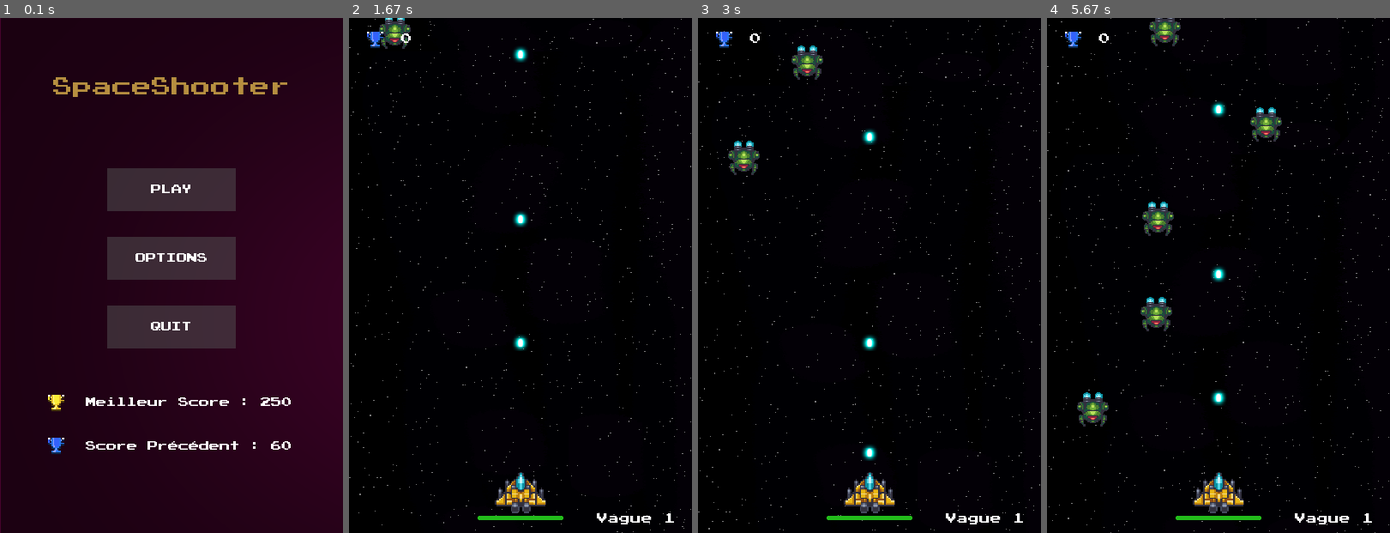
Above: before the commit, frames 1-4 (left to right).
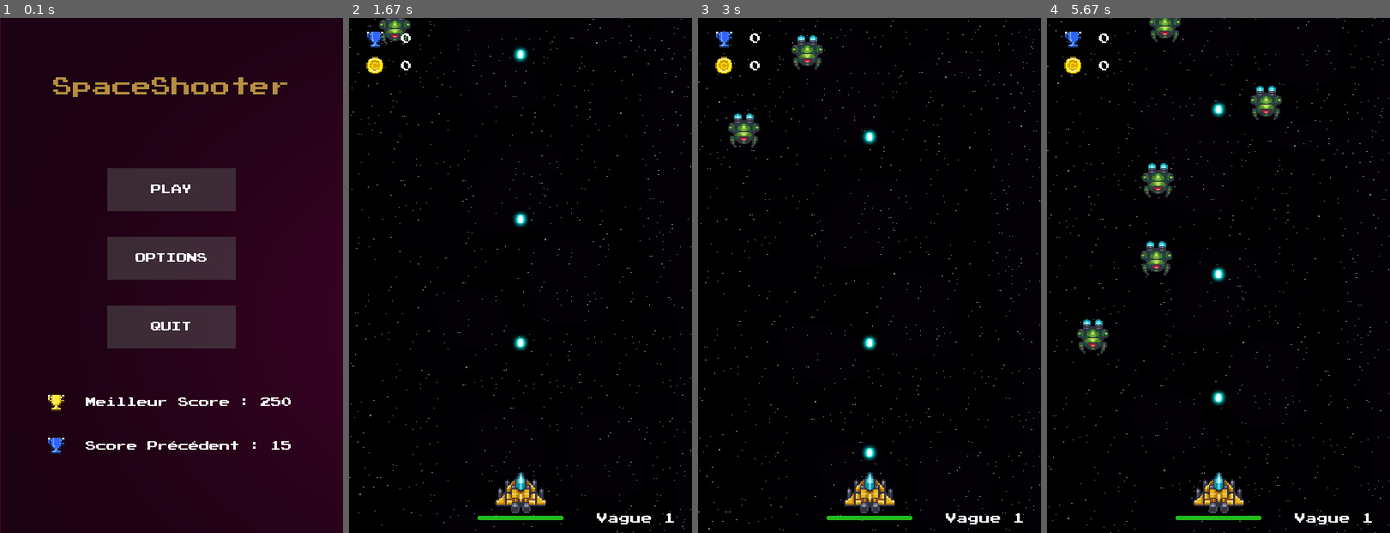
Above: after the commit, the same moments.

Repository: Fabien-crypto/SpaceShooter
Game: pygame game, started from main.py
Same seed, same stepped clock (60 frames per second), same inputs: the game is played once before the commit and once after it.
Inputs (mouse positions are in pixels of both pictures, inside the frame that each line leads up to):
- Up to frame 1 (0.1 s): no input
- Up to frame 2 (1.67 s): click "PLAY" at 0.38 s; tap Space at 0.67, 1.07, 1.37 s; move the mouse to (414, 399) at 1.03 s
- Up to frame 3 (3 s): move the mouse to (852, 409) at 1.87 s; tap Space at 1.9, 2.2, 2.4, 2.7, 2.97 s; move the mouse to (999, 471) at 2.37 s; move the mouse to (938, 234) at 2.93 s
- Up to frame 4 (5.67 s): move the mouse to (1324, 265) at 3.27 s; tap Space at 3.3, 3.6, 4.13, 4.43, 4.8, 5.2, 5.5 s; move the mouse to (1293, 151) at 4.1 s; move the mouse to (1119, 244) at 4.77 s; move the mouse to (1143, 234) at 5.17 s

The runs differ from the first frame. In frame 1, less than 0.1% of the frame differs, in the area x 79-85%, y 82-84%; in frame 2, 0.5%; in frame 3, 1.5%; in frame 4, 3.7%, in the area x 5-69%, y 0-80%.

Commit message:
ajout compteur pièces

Diff:
--- a/main.py
+++ b/main.py
@@ -130,7 +130,7 @@
         self.delay = 90
         self.delay_spawn = 1000
         self.pos = Vector2(randint(-15,360),-10)
-        self.velocity = Vector2(0,110)
+        self.velocity = Vector2(0,90)
 
     def damage(self, amount) :
         self.health -= amount
@@ -673,7 +673,7 @@
 
     #Chargement image pour score et bestscore#
     prec_score = pygame.image.load('assets/icon/prec_score.png')
-
+    money = pygame.image.load('assets/coin/coin_01.png')
     # Boucle jeu #
     running = True
     k = 0
@@ -687,7 +687,6 @@
     pause = 0
     last_seconde2 = pygame.time.get_ticks()
 
-
     #freeze_BUTTON = Button(image=flake, pos=(50, 560), text_input="      ", font=get_font(12), base_color="White", hovering_color="Green")
 
     while running :
@@ -741,8 +740,11 @@
 
         #Affichage du score #
         prec_score = pygame.transform.scale(prec_score,(20,20))
+        money = pygame.transform.scale(money,(20,20))
         Score_TEXT = get_font(13).render((str(game.player.score)), True, color )
         Score_RECT = Score_TEXT.get_rect(topleft=(60, 18))
+        Money_TEXT = get_font(13).render((str(game.player.money)), True, color )
+        Money_RECT = Score_TEXT.get_rect(topleft=(60, 50))
 
         #Affichage du score #
         Vague_TEXT = get_font(13).render(("Vague "+str(vague)), True, color )
@@ -756,8 +758,10 @@
             screen.blit(Record_TEXT,Record_RECT)
 
         screen.blit(prec_score,(20,15))
+        screen.blit(money,(20,45))
         screen.blit(Score_TEXT, Score_RECT)
         screen.blit(Vague_TEXT, Vague_RECT)
+        screen.blit(Money_TEXT, Money_RECT)
 
 
         #récupérer tout les projectiles du joueur #
--- a/scores.txt
+++ b/scores.txt
@@ -1,5 +1,5 @@
 250
-60
+15
 0.5
 250
 0.5
Binary file changed: assets/menu/blurrybg.jpg
Binary file changed: assets/menu/currentbg.jpg
